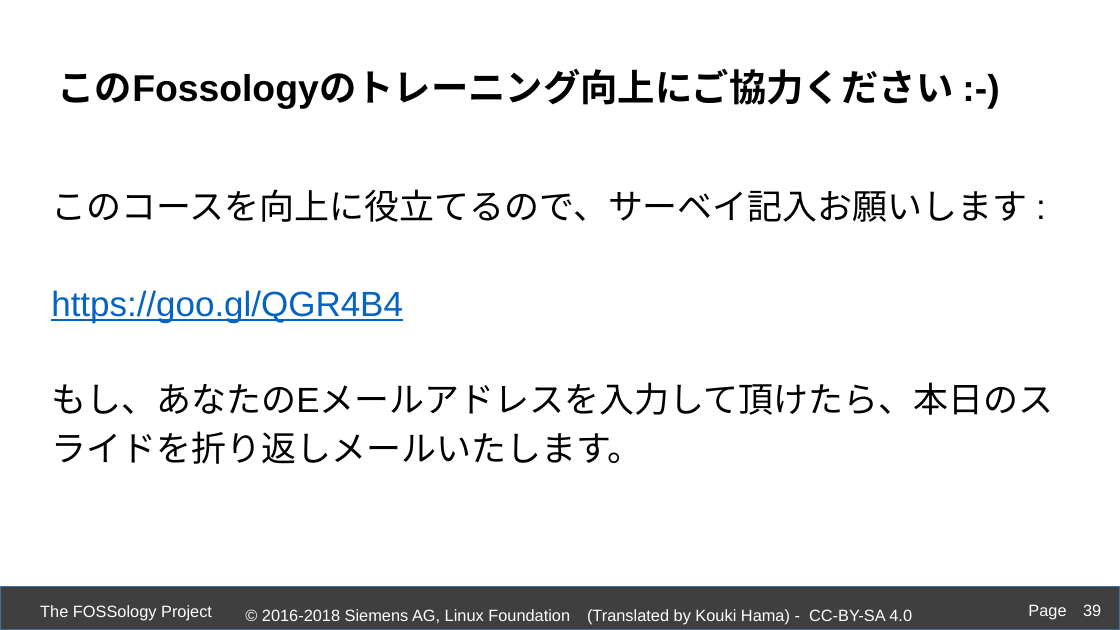
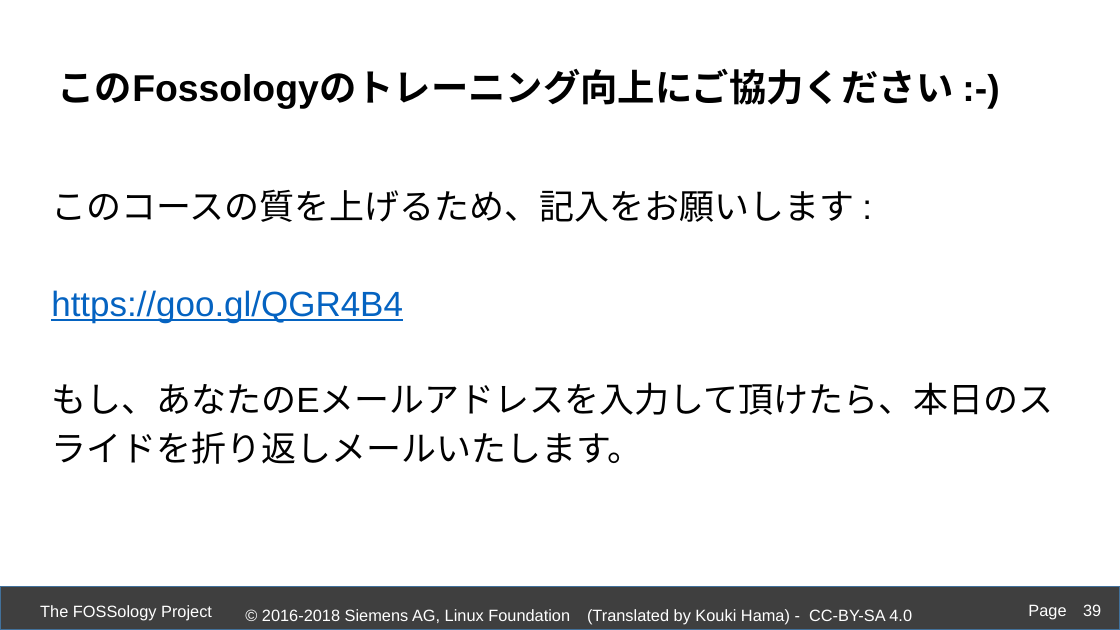
Before and after one commit to fossology/FOSSologySlides, a slide deck: slide 39 of Module-D-JPN-Acceleration-Features.pptx. Drawn at 1120x630 pixels with LibreOffice and Linux fonts; fonts in the diff are those of the drawing; background and template pictures are left out. Boxes give left, top, right and bottom in pixels: in the first picture for what was removed or moved away, otherwise in the second. Text is boxed around its words. In the diff, an @@ line names an element or a change of style, - is before the commit and + after.

```diff
--- a/Module-D-JPN-Acceleration-Features.pptx
+++ b/Module-D-JPN-Acceleration-Features.pptx
@@ text at (x1=51, y1=189, x2=854, y2=222): text changed @@
-このコースを向上に役立てるので、サーベイ記入お願いします :
+このコースの質を上げるため、記入をお願いします :
```
Also in this commit, not shown: 11 other slides changed, 4 other files.
